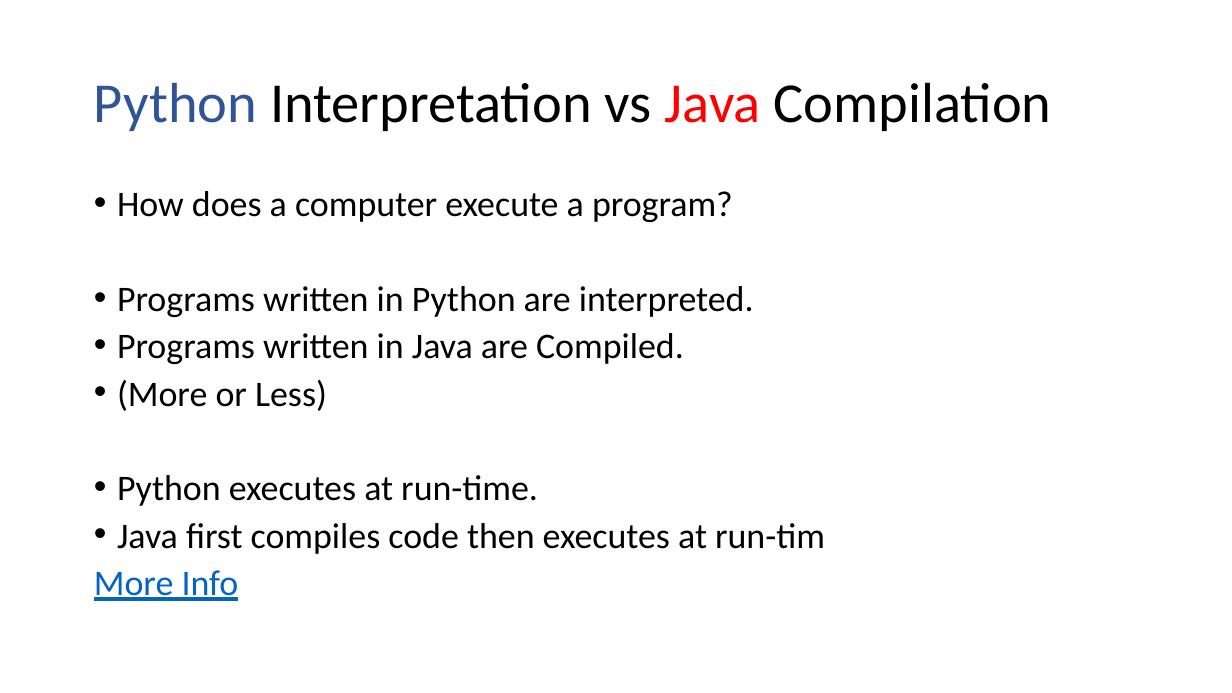
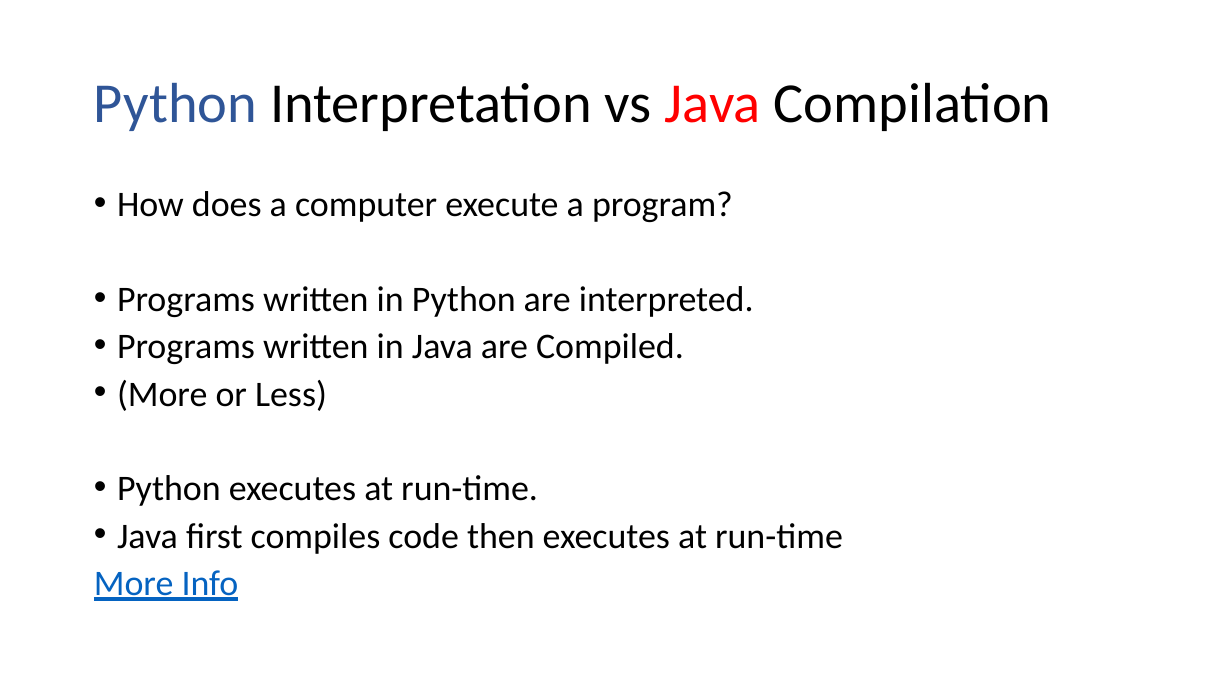
Before and after one commit to echoaj/TCS_PowerPoints, a slide deck: slide 3 of PowerPoints/Java.pptx. Drawn at 1232x693 pixels with LibreOffice and Linux fonts; fonts in the diff are those of the drawing. Boxes give left, top, right and bottom in pixels: in the first picture for what was removed or moved away, otherwise in the second. Text is boxed around its words. In the diff, an @@ line names an element or a change of style, - is before the commit and + after.

Commit message:
fixed another typo

```diff
--- a/PowerPoints/Java.pptx
+++ b/PowerPoints/Java.pptx
@@ text at box(117, 523, 843, 554): text changed @@
-• Java first compiles code then executes at run-tim
+• Java first compiles code then executes at run-time
```
